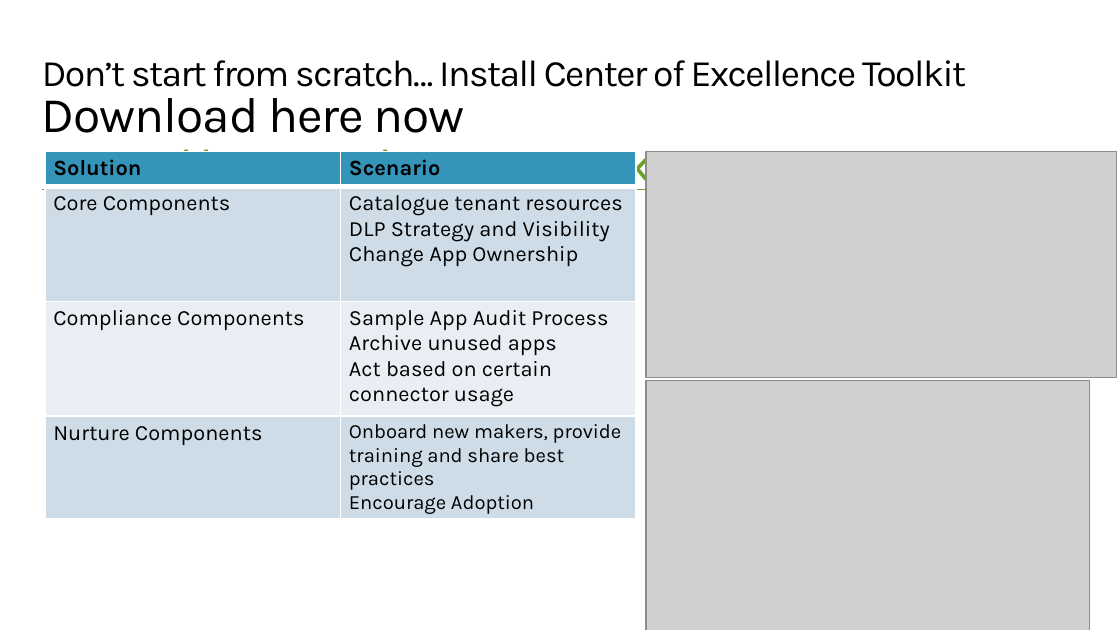
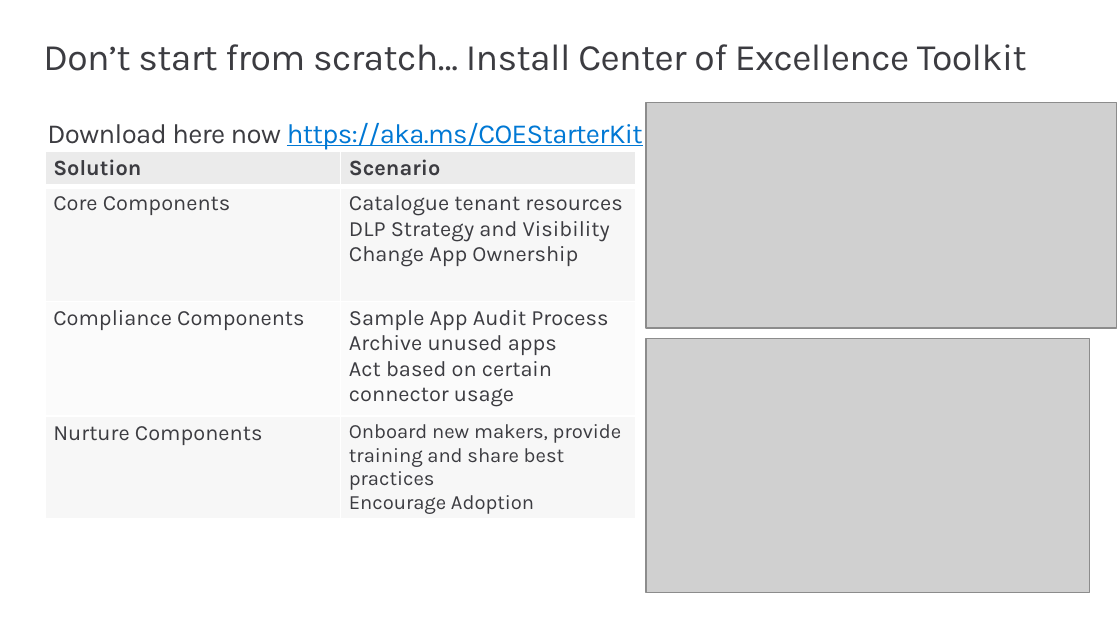
Before and after one commit to microsoft/powerapps-tools, a slide deck: slide 19 of Administration/AdminInADay/PPTs/03 Automation.pptx. Drawn at 1120x630 pixels with LibreOffice and Linux fonts; fonts in the diff are those of the drawing; grey boxes stand for pictures. Boxes give left, top, right and bottom in pixels: in the first picture for what was removed or moved away, otherwise in the second. Text is boxed around its words. In the diff, an @@ line names an element or a change of style, - is before the commit and + after.

```diff
--- a/Administration/AdminInADay/PPTs/03 Automation.pptx
+++ b/Administration/AdminInADay/PPTs/03 Automation.pptx
@@ title "Don’t start from scratch… Install ...": place and size @@
-title "Don’t start from scratch… Install ..." at [42,60,966,87]
+title "Don’t start from scratch… Install ..." at [43,44,1027,71]
@@ title "Don’t start from scratch… Install ..." at [43,44,1027,71]: text colour #000000 to #3C3C41, letter spacing -1 to -0.4 pt; line spacing 23.5pt to 0.9 @@
@@ text "Download here now https://aka.ms/COEStarterKit": place and size @@
-text "Download here now https://aka.ms/COEStarterKit" at [42,98,687,198]
+text "Download here now https://aka.ms/COEStarterKit" at [47,123,643,150]
@@ text "Download here now https://aka.ms/COEStarterKit" at [47,123,643,150]: size 32 to 17.6 pt, letter spacing -0.7 to -0.4 pt; text colour #000000 to #3C3C41 in "Download here now"; text colour #6B9F25 to #0078D4 in "https://aka.ms/COEStarterKit"; line spacing 0.9 to 1; less space between paragraphs @@
@@ picture: place and size @@
-picture at [646,151,1117,377]
+picture at [646,102,1117,328]
@@ table at [45,151,636,521] @@
@@ fill #3494BA to #EBEBEB in row 1 @@
@@ fill #CEDCE7 to #F7F7F7 in 4 cells @@
@@ fill #E8EEF3 to #FBFBFB in row 3 @@
@@ text colour #000000 to #3C3C41 @@
@@ picture: place and size @@
-picture at [646,381,1090,630]
+picture at [646,338,1090,591]
```
Also in this commit, not shown: 22 other slides changed, 2 slides added, 2 slides removed, 12 other files.
